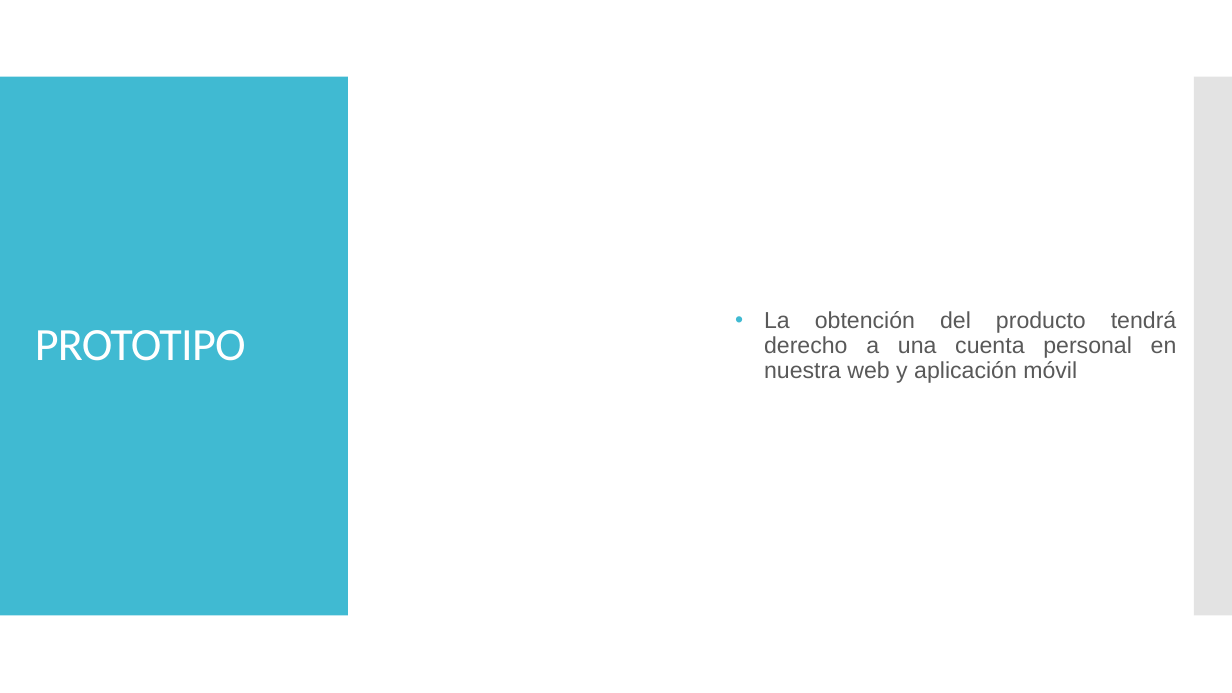
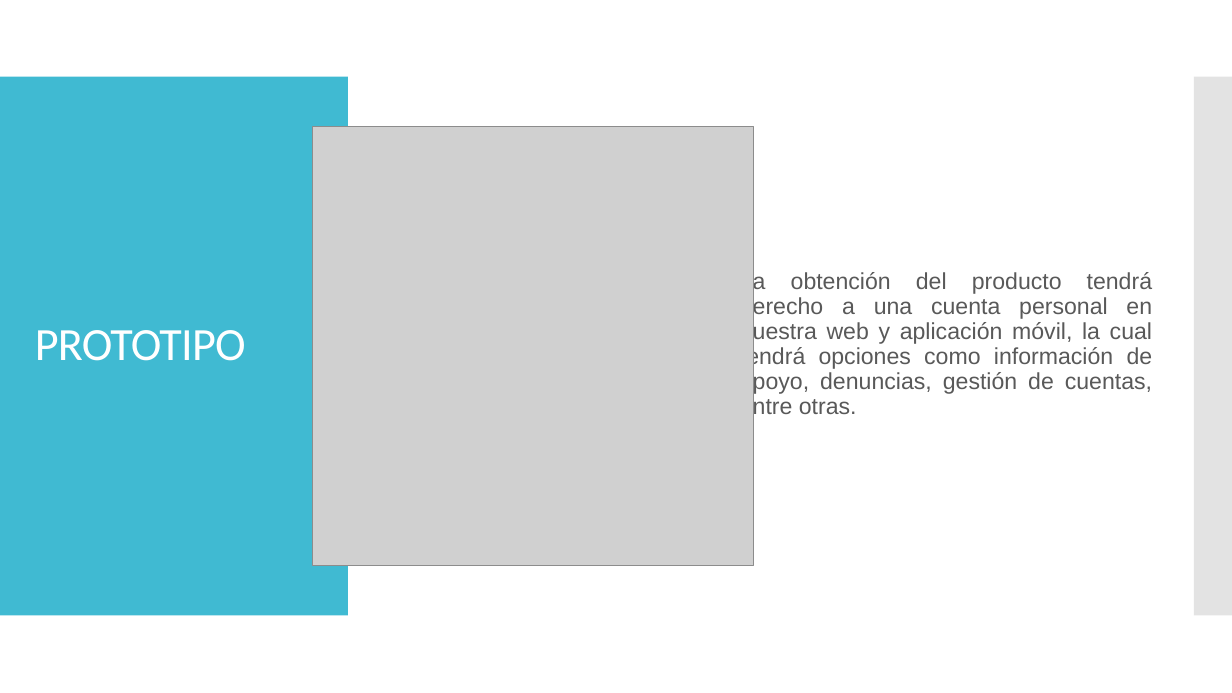
Before and after one commit to claudio-cordova-estrada/hackathon, a slide deck: slide 15 of Presentacion/Design_Thinking.pptx. Drawn at 1232x693 pixels with LibreOffice and Linux fonts; fonts in the diff are those of the drawing; grey boxes stand for pictures. Boxes give left, top, right and bottom in pixels: in the first picture for what was removed or moved away, otherwise in the second. Text is boxed around its words. In the diff, an @@ line names an element or a change of style, - is before the commit and + after.

```diff
--- a/Presentacion/Design_Thinking.pptx
+++ b/Presentacion/Design_Thinking.pptx
@@ picture added at (312,127,753,567) @@
@@ text at (740,271,1153,420): text changed @@
-  • La obtención del producto tendrá derecho a una cuenta personal en nuestra web y aplicación móvil
+  • La obtención del producto tendrá derecho a una cuenta personal en nuestra web y aplicación móvil, la cual tendrá opciones como información de apoyo, denuncias, gestión de cuentas, entre otras.
```
Also in this commit, not shown: 1 other slide changed.
